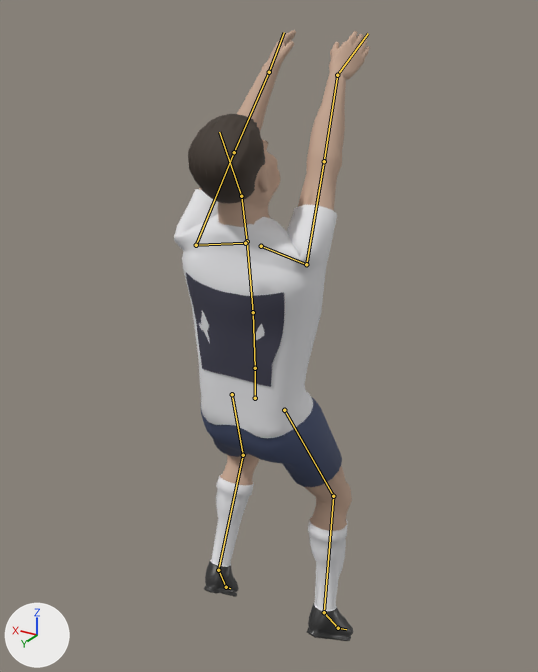
Two versions of the Blender file assets/figure/figure.blend, one commit apart.
Rendered twice from a 50 mm lens placed at (-1.067, 1.734, 2.244), pointed at (0.041, -0.114, 1.321). Every picture has the same lights, and +X, +Y and +Z are marked at lower left. The older version comes first. Both versions are drawn at frame 16 of the action 'keeper_catch_high'; the numbers are the values there. The bones that bend it are drawn over the model as lines.

In view in the first picture: 'body', 'hair_short', 'number'.
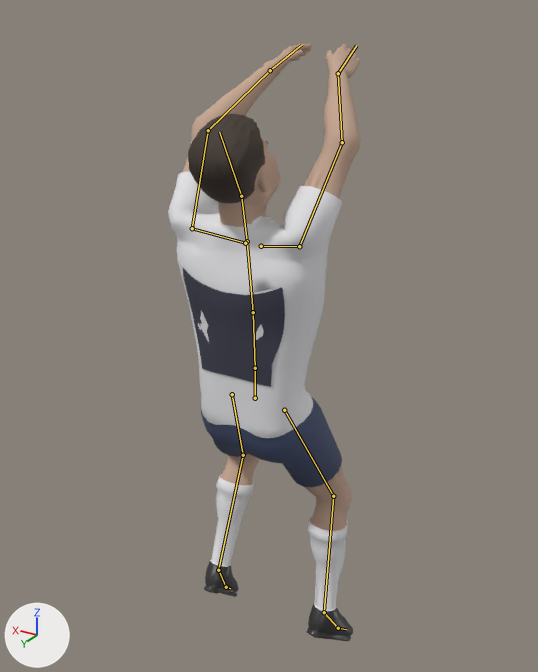
Boxes [x1, y1, x2, y2] around the edits, measured in the pictures (538 x 672 px):
'body', posed: before [174, 30, 370, 641]; after [168, 43, 361, 641]
'number', posed: before [186, 273, 284, 387]; after [183, 268, 285, 387]
bone 'shoulder_L', root to tip: before (245, 243) to (196, 245); after (245, 243) to (192, 228)
bone 'upper_arm_L', root to tip: before (196, 245) to (234, 152); after (192, 228) to (208, 130)
bone 'forearm_L', root to tip: before (234, 152) to (269, 72); after (208, 130) to (270, 70)
bone 'shoulder_R', root to tip: before (261, 246) to (306, 264); after (261, 246) to (299, 246)
bone 'upper_arm_R', root to tip: before (306, 264) to (324, 161); after (299, 246) to (342, 142)
bone 'forearm_R', root to tip: before (324, 161) to (337, 75); after (342, 142) to (338, 73)

What the commit changed:
Bone 'shoulder_L' (bone_shoulder_l) turns from (0, 0, 0) to (-8, -4, 22) degrees about its own x, y and z.
Bone 'upper_arm_L' (bone_upper_arm_l) turns from (60, -47, 93) to (64, -45, 54) degrees about its own x, y and z.
Bone 'forearm_L' (bone_forearm_l) turns from (-11, 0, 0) to (24, 0, 0) degrees about its own x, y and z.
Bone 'shoulder_R' (bone_shoulder_r) turns from (0, 0, 0) to (-8, 4, -22) degrees about its own x, y and z.
Bone 'upper_arm_R' (bone_upper_arm_r) turns from (60, 47, -93) to (64, 45, -54) degrees about its own x, y and z.
Bone 'forearm_R' (bone_forearm_r) turns from (-11, 0, 0) to (24, 0, 0) degrees about its own x, y and z.
